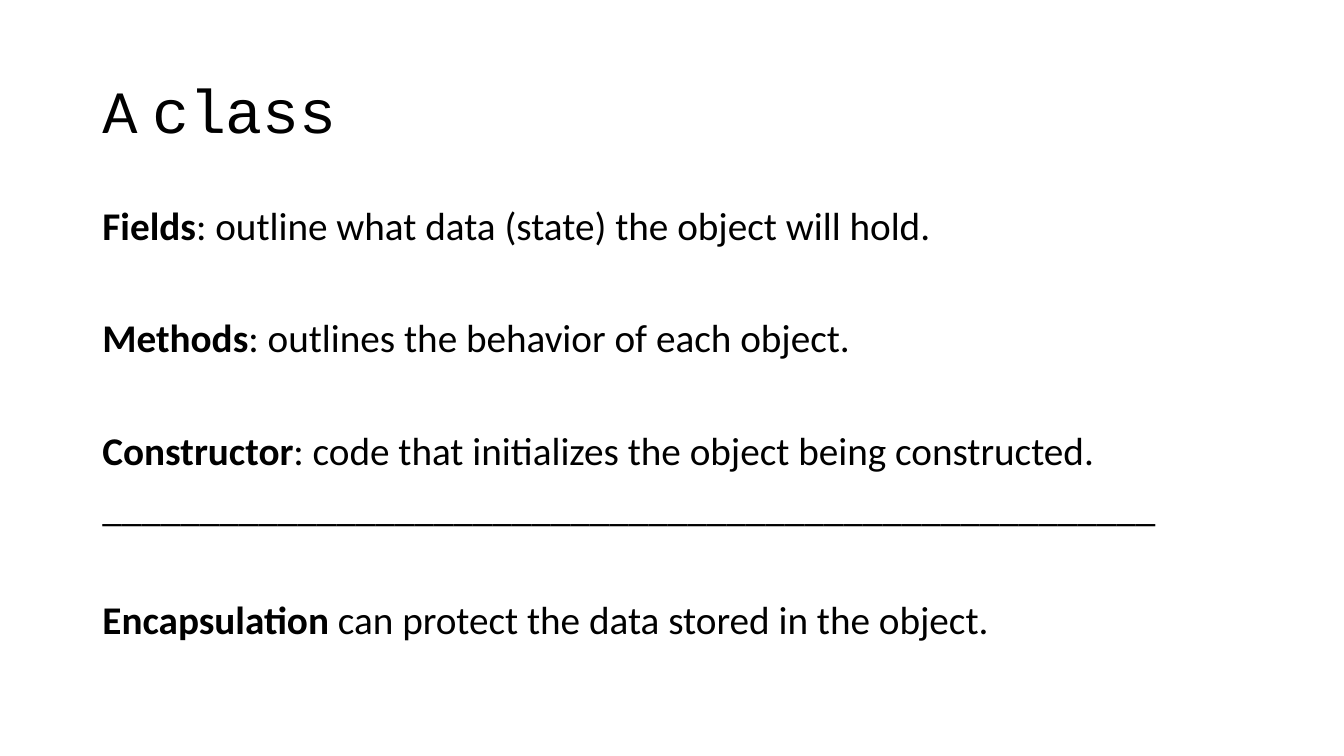
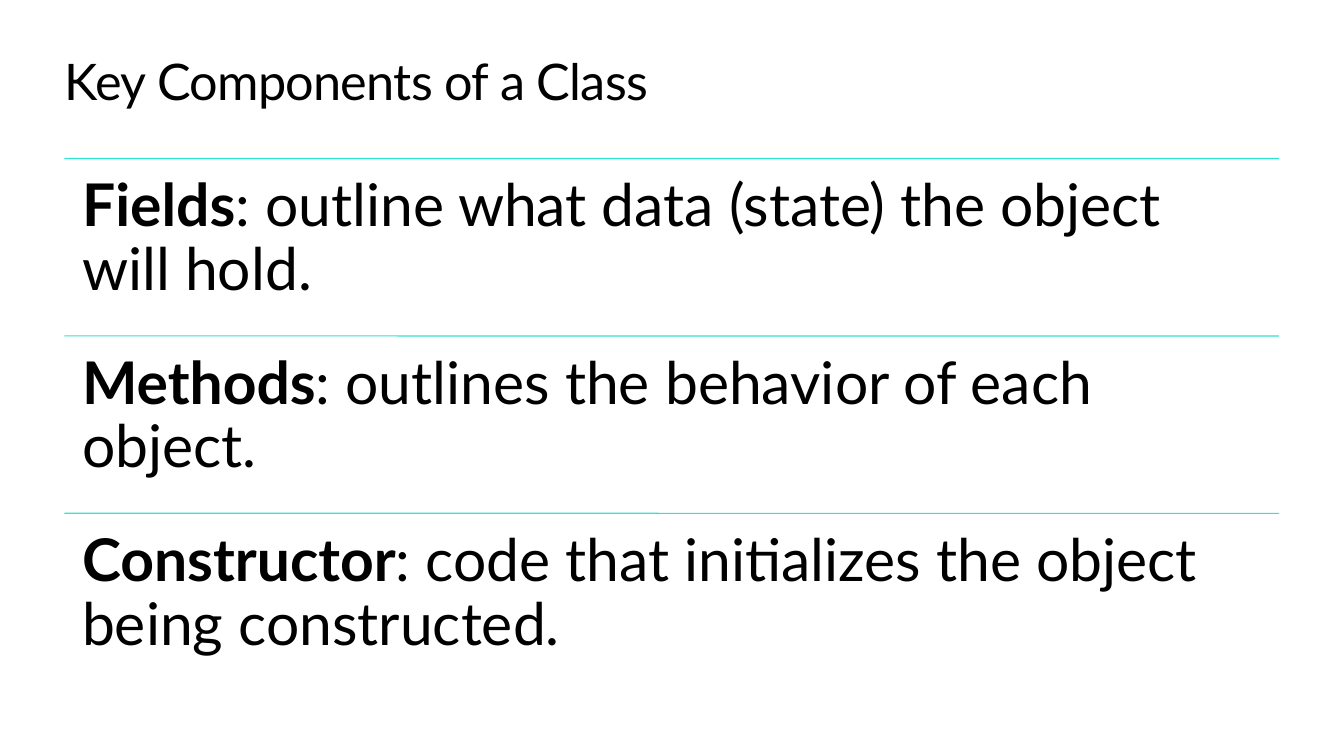
Before and after one commit to TEALSK12/apcsa-public, a slide deck: slide 37 of curriculum/Unit5/Unit5.pptx (slide 35 before the commit). Drawn at 1344x756 pixels with LibreOffice and Linux fonts; fonts in the diff are those of the drawing; background and template pictures are left out. Boxes give left, top, right and bottom in pixels: in the first picture for what was removed or moved away, otherwise in the second. Text is boxed around its words. In the diff, an @@ line names an element or a change of style, - is before the commit and + after.

```diff
--- a/curriculum/Unit5/Unit5.pptx
+++ b/curriculum/Unit5/Unit5.pptx
@@ title "Key Components of a Class" at [65, 63, 648, 109]: vertical alignment middle to top @@
@@ title at [65, 63, 648, 109]: text changed; size 44 to 36 pt; font Courier New to Lato @@
-A class
+Key Components of a Class
@@ text removed at [102, 211, 1094, 641] @@
-Fields: outline what data (state) the object will hold.
-Methods: outlines the behavior of each object.
-Constructor: code that initializes the object being constructed.
-______________________________________________________
-Encapsulation can protect the data stored in the object.
@@ group added at [65, 158, 1279, 656]: 3 lines, 3 texts @@
+Fields: outline what data (state) the object will hold.
+Methods: outlines the behavior of each object.
+Constructor: code that initializes the object being constructed.
```
Also in this commit, not shown: 48 other slides changed, 33 slides added, 1 slide removed, 4 other files.
